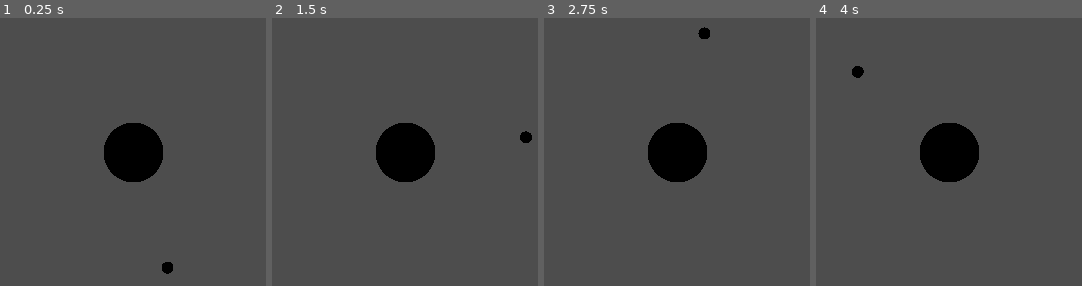
Above: before the commit, frames 1-4 (left to right).
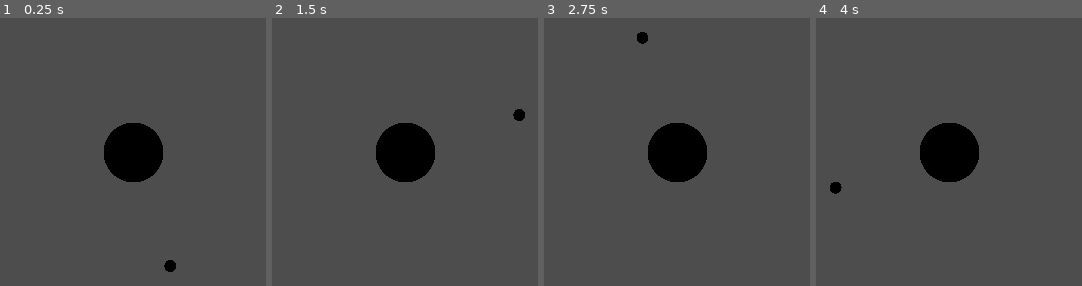
Above: after the commit, the same moments.

Repository: drmagazi/orbit-dynamics-godot
Game: Godot game, scene res://main.tscn
Same seed, same stepped clock (60 frames per second), same inputs: the game is played once before the commit and once after it.
Inputs:
- Up to frame 1 (0.25 s): no input
- Up to frame 2 (1.5 s): no input
- Up to frame 3 (2.75 s): no input
- Up to frame 4 (4 s): no input

The runs differ from the first frame. In frame 1, 0.1% of the frame differs, in the area x 60-67%, y 90-96%; in frame 2, 0.3%, in the area x 90-98%, y 33-47%; in frame 3, 0.3%; in frame 4, 0.3%.

Commit message:
feat: add fake circular orbit using uniform circular motion formula ( a = v^2/r )

Diff:
--- a/main.tscn
+++ b/main.tscn
@@ -25,8 +25,7 @@
 transform = Transform3D(10, 0, 0, 0, 10, 0, 0, 0, 10, 0, 0, 0)
 mesh = SubResource("SphereMesh_pta2a")
 
-[node name="Planet" type="RigidBody3D" parent="SolarSystem" unique_id=42853987]
-gravity_scale = 0.0
+[node name="Planet" type="Node3D" parent="SolarSystem" unique_id=25706946]
 script = ExtResource("1_ig7tw")
 
 [node name="MeshInstance3D" type="MeshInstance3D" parent="SolarSystem/Planet" unique_id=1251401209]
--- a/planet.gd
+++ b/planet.gd
@@ -1,23 +1,35 @@
-extends RigidBody3D
+extends Node3D
 
-var initial_velocity = 25
-var initial_distance = 20
+# Hard calculated from a = v^2/r
+var initial_distance := 20.0
+var initial_velocity := 25.0
+var initial_acceleration := (initial_velocity)**2 / initial_distance
+var current_velocity: Vector3
+var current_acceleration: Vector3
 
 # Called when the node enters the scene tree for the first time.
 func _ready() -> void:
-	linear_velocity = Vector3(initial_velocity, 0, 0)
 	position = Vector3(0, 0, initial_distance)
+	current_velocity = Vector3(initial_velocity, 0, 0)
+	print(current_velocity)
 
-func _integrate_forces(state: PhysicsDirectBodyState3D) -> void:
+func _physics_process(delta: float) -> void:
 	var target_position = $"../Star".transform.origin
-	var current_position = state.transform.origin
+	var current_position = transform.origin
 	var direction = (target_position - current_position).normalized()
-	var distance = (target_position - current_position).length()
-	var magnitude = state.linear_velocity.length_squared() / distance
-	var force = direction * magnitude
+	print((target_position - current_position).length())
 
-	state.apply_force(force)
+	current_acceleration = direction * initial_acceleration
+	current_velocity = current_velocity + current_acceleration * delta
+	position = position + current_velocity * delta
 
-# Called every frame. 'delta' is the elapsed time since the previous frame.
-func _process(delta: float) -> void:
-	pass
+
+#func _integrate_forces(state: PhysicsDirectBodyState3D) -> void:
+	#var target_position = $"../Star".transform.origin
+	#var current_position = state.transform.origin
+	#var direction = (target_position - current_position).normalized()
+	#var distance = (target_position - current_position).length()
+	#var magnitude = state.linear_velocity.length_squared() / distance
+	#var force = direction * magnitude
+	#
+	#state.apply_force(force)
